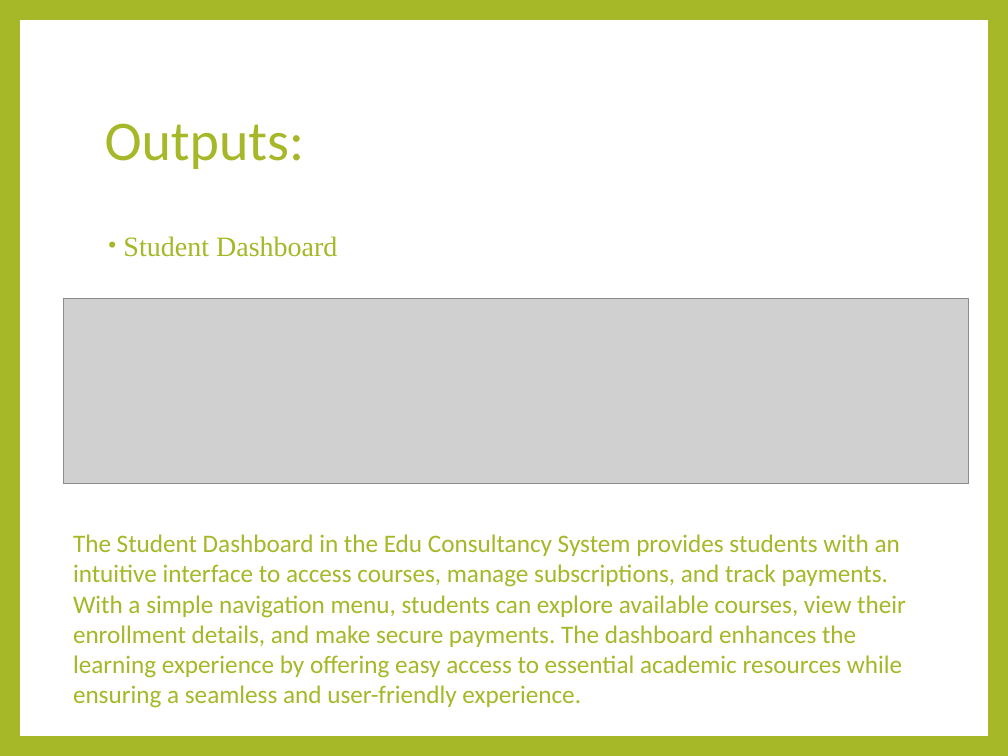
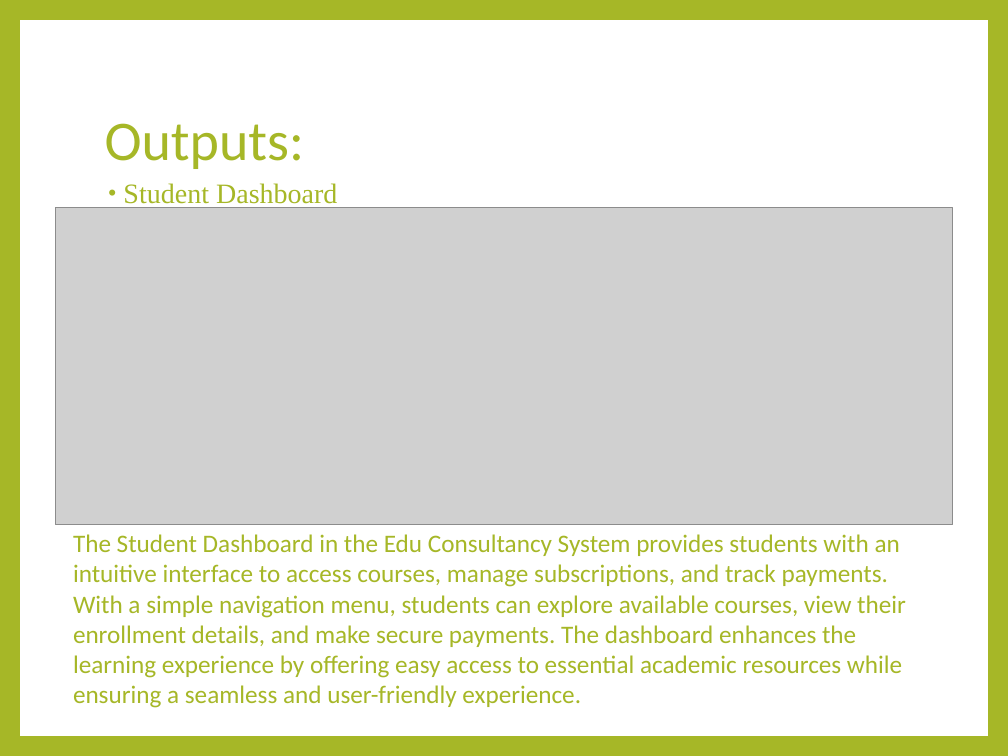
Before and after one commit to Sandhe3sh/gitupAp, a slide deck: slide 7 of educon_ppt.pptx. Drawn at 1008x756 pixels with LibreOffice and Linux fonts; fonts in the diff are those of the drawing; grey boxes stand for pictures. Boxes give left, top, right and bottom in pixels: in the first picture for what was removed or moved away, otherwise in the second. Text is boxed around its words. In the diff, an @@ line names an element or a change of style, - is before the commit and + after.

```diff
--- a/educon_ppt.pptx
+++ b/educon_ppt.pptx
@@ text "Student Dashboard" rewrapped from [123,236,337,257] to [123,183,337,208] @@
@@ picture: place and size @@
-picture at [64,299,970,485]
+picture at [55,207,953,524]
```
Also in this commit, not shown: 2 other slides changed.
